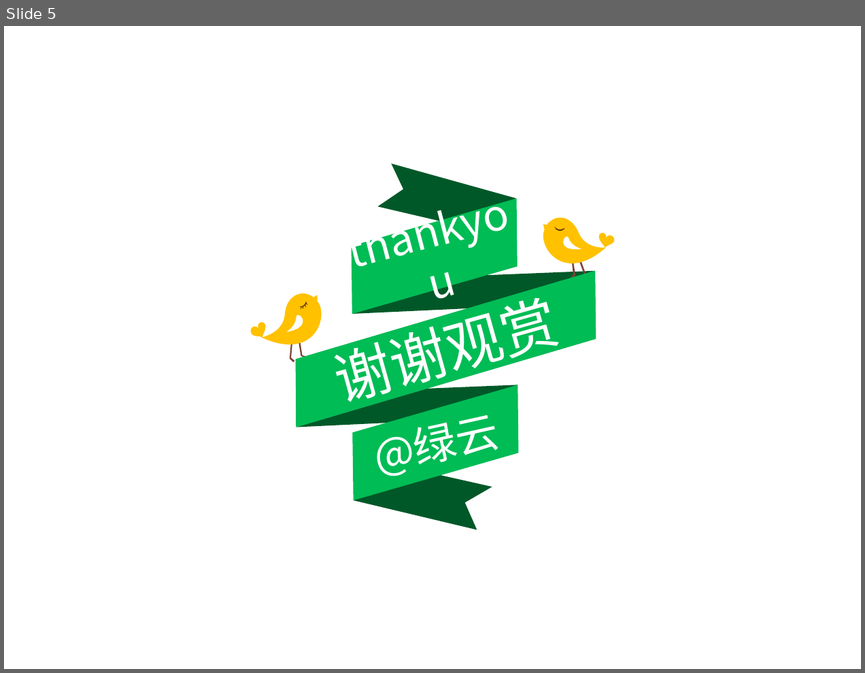
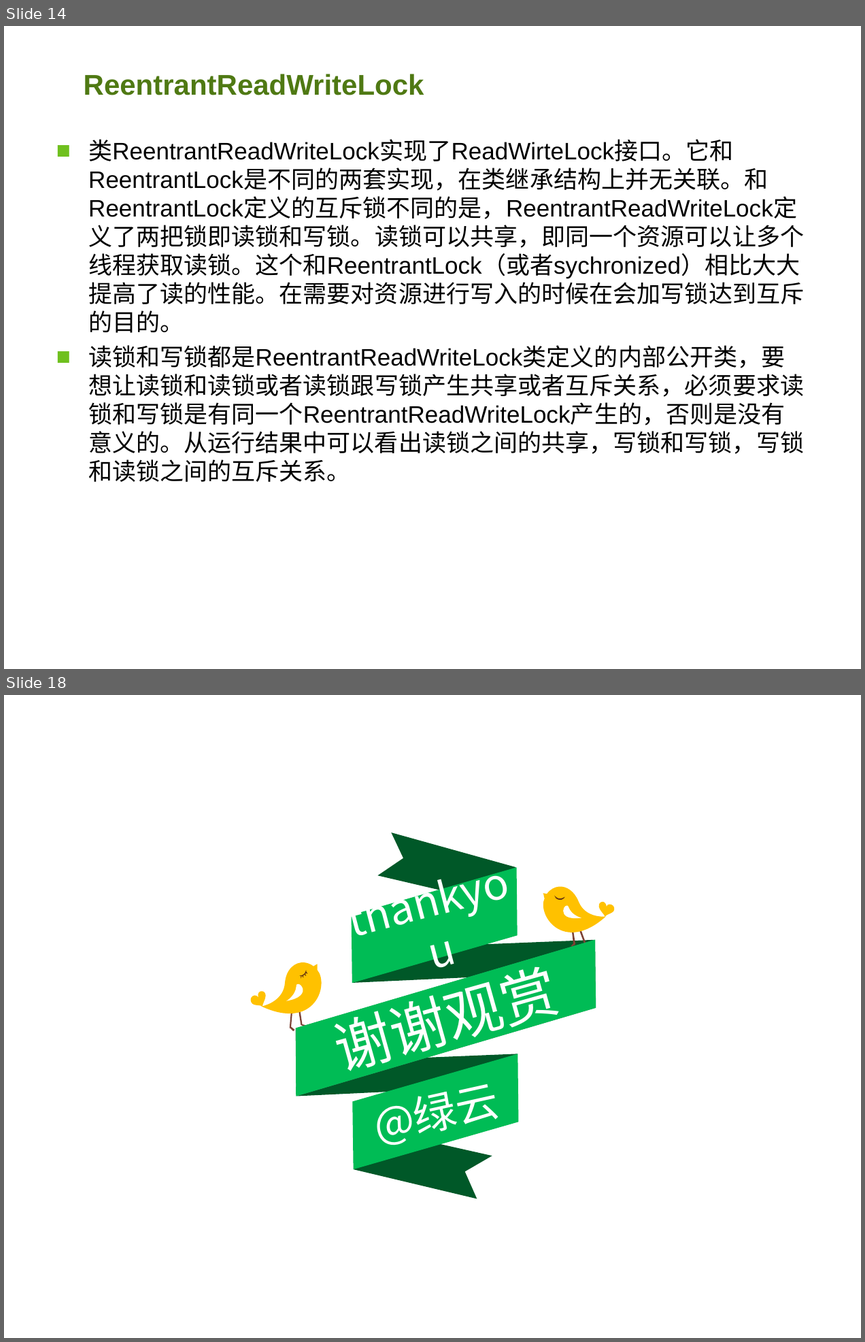
Before and after one commit to aj23pwt/AlgorithmsLearningRoad, a slide deck: 共同学习Java的锁.ppt. Shown one above the other, each under a label of ours: slide 5 before the commit, slides 14 and 18 after it; the slides between them are not shown. The pictures are 865x673 and 865x1342 pixels, drawn with LibreOffice and Linux fonts; fonts in the diff are those of the drawing; background and template pictures are left out. Boxes give left, top, right and bottom in pixels: in the first picture for what was removed or moved away, otherwise in the second. Text is boxed around its words. In the diff, an @@ line names an element or a change of style, - is before the commit and + after.

```diff
--- a/共同学习Java的锁.ppt
+++ b/共同学习Java的锁.ppt
@@ slide 14 added at [4,26,861,669], background picture (left out) @@
@@ title added at [84,74,424,95], 24 pt, text #4F7913, bold @@
+ReentrantReadWriteLock
@@ text added at [88,139,804,482], 20 pt, text #000000 @@
+■ 类ReentrantReadWriteLock实现了ReadWirteLock接口。它和ReentrantLock是不同的两套实现，在类继承结构上并无关联。和ReentrantLock定义的互斥锁不同的是，ReentrantReadWriteLock定义了两把锁即读锁和写锁。读锁可以共享，即同一个资源可以让多个线程获取读锁。这个和ReentrantLock（或者sychronized）相比大大提高了读的性能。在需要对资源进行写入的时候在会加写锁达到互斥的目的。
+■ 读锁和写锁都是ReentrantReadWriteLock类定义的内部公开类，要想让读锁和读锁或者读锁跟写锁产生共享或者互斥关系，必须要求读锁和写锁是有同一个ReentrantReadWriteLock产生的，否则是没有意义的。从运行结果中可以看出读锁之间的共享，写锁和写锁，写锁和读锁之间的互斥关系。
@@ what was slide 5 is now slide 18 @@
```
Also in this commit, not shown: 3 slides changed, 12 other slides added, 1 other file.
